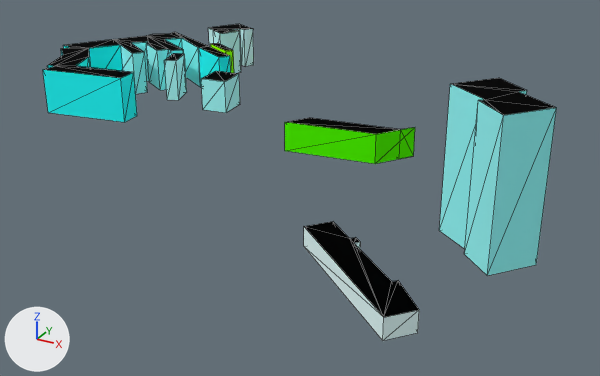
Two versions of the glTF model web/public/assets/cities/berlin/tiles/11_5.far.glb, one commit apart.
Both versions are drawn from a 50 mm lens placed at (3123.0, 1120.0, 133.0), pointed at (2964.0, 1410.0, -12.0). Lighting does not change. The marker at lower left points along +X, +Y and +Z. The picture after the commit comes second. Mesh edges are drawn as thin lines. Where no turn or scale is listed for an object, it has been applied to the vertices. Vertices at exactly the same position are counted once.

Names of what the first picture shows: '11_5_far'.
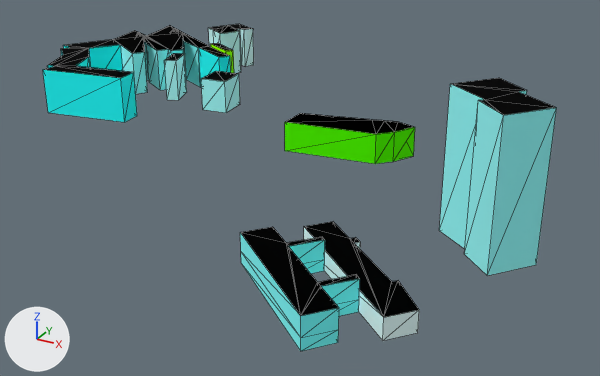
Where the newer file only moved an object's origin or applied its transform, the numbers keep the older frame.

Location of each change, [x1, y1, x2, y2] in pixels of the pictures (600 x 376 px):
'11_5_far', reshaped: before [43, 24, 557, 341]; after [43, 24, 557, 351]
part 1 of me_11_5_far, added: after [240, 227, 360, 351]
part 2 of me_11_5_far, built on: before [113, 29, 239, 87]; after [113, 25, 239, 87]
part 3 of me_11_5_far, built on: before [288, 118, 415, 164]; after [286, 113, 415, 164]

What the commit changed:
me_11_5_far is used by ob_11_5_far; location (2935.5, 1421.3, 27.0).
me_11_5_far had 162 vertices, 228 faces and spanned x -140.0..140.0, y -118.0..118.0, z -27.0..27.0.
me_11_5_far now has 251 vertices, 358 faces and spans x -140.0..140.0, y -134.0..118.0, z -27.0..27.0.
me_11_5_far part 1: a new loose piece of 36 vertices spanning x 55.0..103.0, y -134.0..-89.0, z -27.0..-16.0.
Part 2, on me_11_5_far:
29 faces are deleted.
37 vertices are added at x -112.0..-75.0, y 45.0..93.0, z -27.0..1.0.
8 new vertices lie (0.0, 0.0, 22.0) away from vertices in x -108.0..-87.0, y 46.0..84.0, z -27.0.
26 new faces join them, mat_facade.
64 new faces join them, mat_roof.
Part 3, on me_11_5_far:
5 faces are deleted.
8 vertices are added at x 22.0..64.0, y 0.0..10.0, z -27.0..-10.0.
4 new faces join them, mat_facade.
12 new faces join them, mat_roof.
